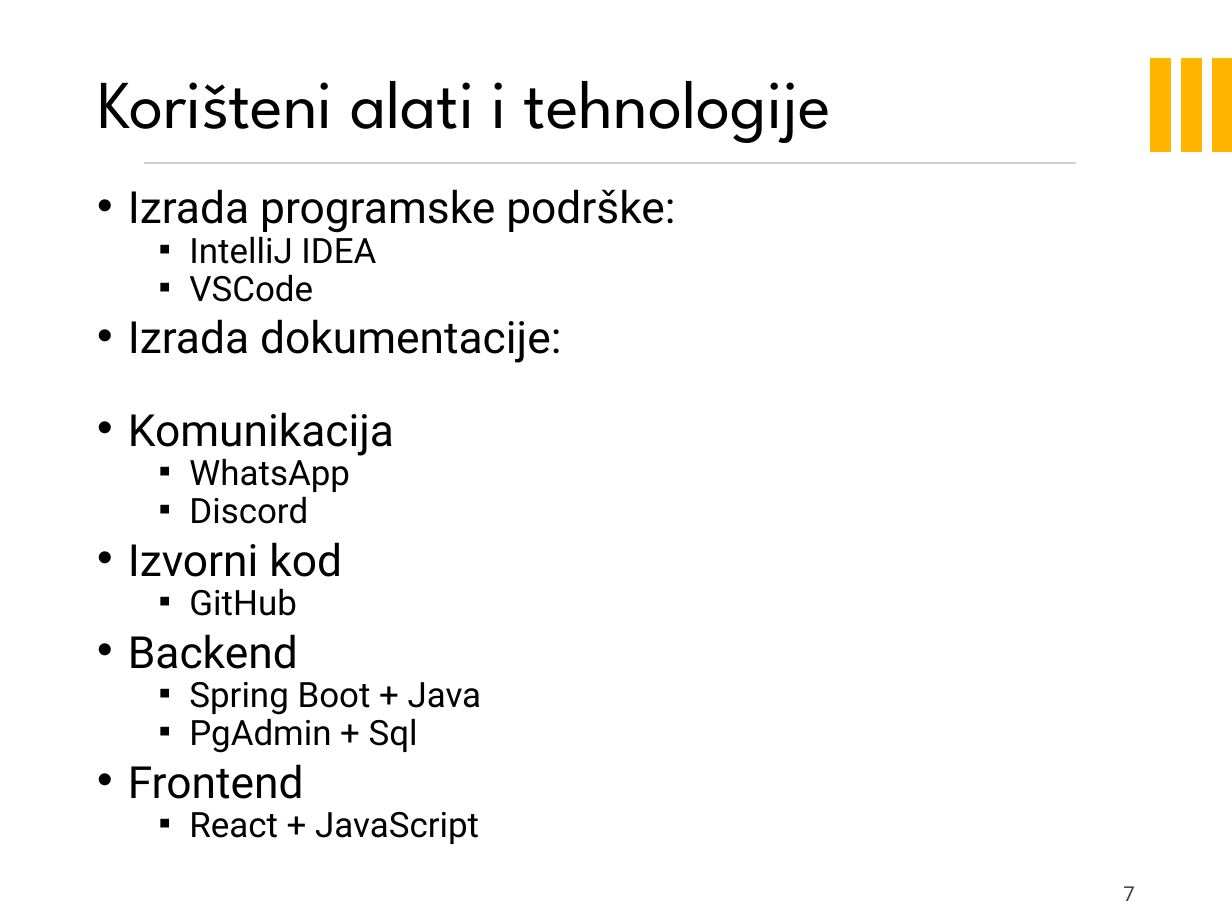
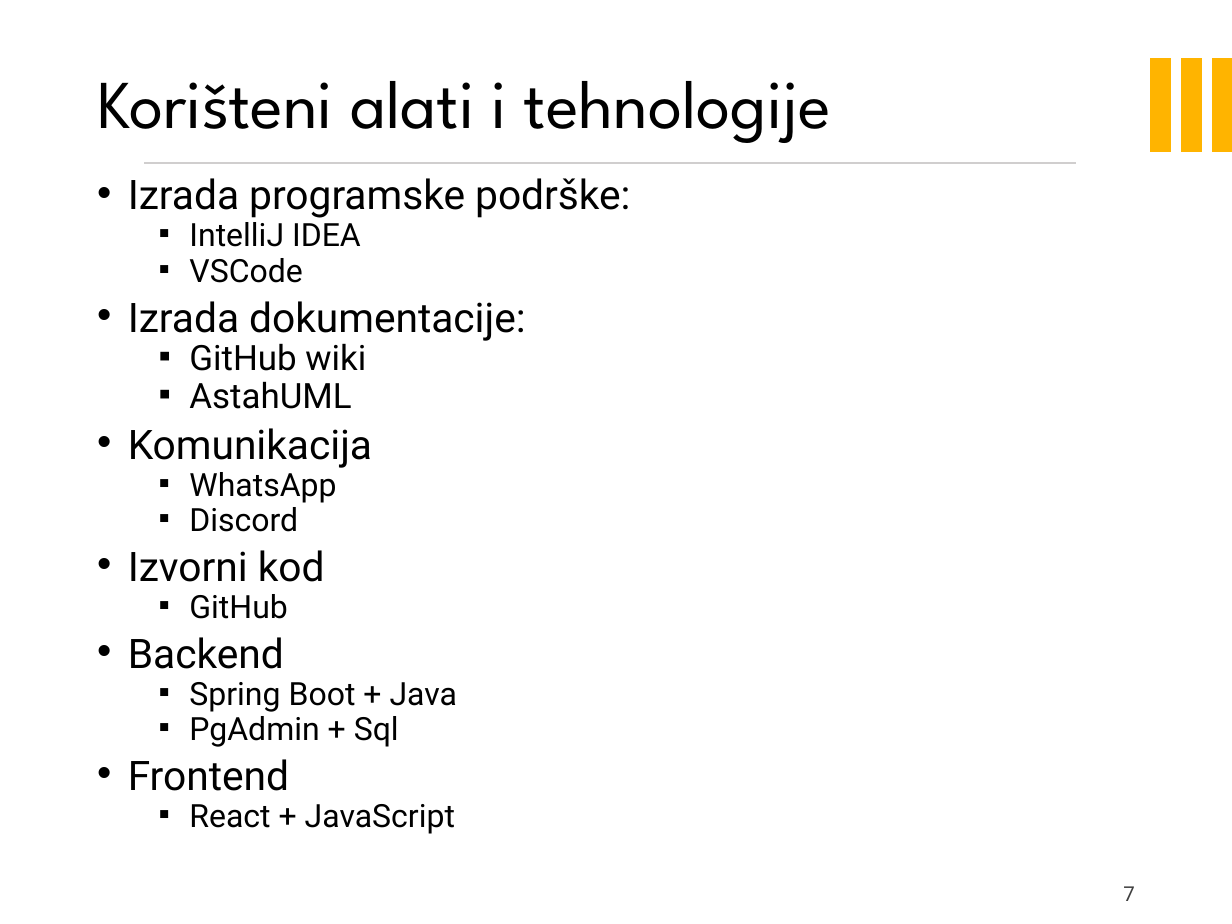
Before and after one commit to FranCanjuga/NULLPointer, a slide deck: slide 7 of Dokumentacija/PrezentacijaProjekata.pptx. Drawn at 1232x924 pixels with LibreOffice and Linux fonts; fonts in the diff are those of the drawing; background and template pictures are left out. Boxes give left, top, right and bottom in pixels: in the first picture for what was removed or moved away, otherwise in the second. Text is boxed around its words. In the diff, an @@ line names an element or a change of style, - is before the commit and + after.

```diff
--- a/Dokumentacija/PrezentacijaProjekata.pptx
+++ b/Dokumentacija/PrezentacijaProjekata.pptx
@@ text "Izrada programske podrške:": place and size @@
-text "Izrada programske podrške:" at [128, 189, 675, 844]
+text "Izrada programske podrške:" at [128, 178, 630, 834]
@@ text at [128, 178, 630, 834]: size 25.9 to 23.8 pt in "Izrada programske podrške:", "Izrada dokumentacije:", "Komunikacija", "Izvorni kod" and 2 more places; size 20.4 to 18.7 pt in "IntelliJ IDEA", "VSCode", "WhatsApp", "Discord" and 4 more places @@
@@ text at [189, 343, 366, 409]: paragraphs added @@
+  ▪ GitHub wiki
+  ▪ AstahUML
```
Also in this commit, not shown: 1 other slide changed.
